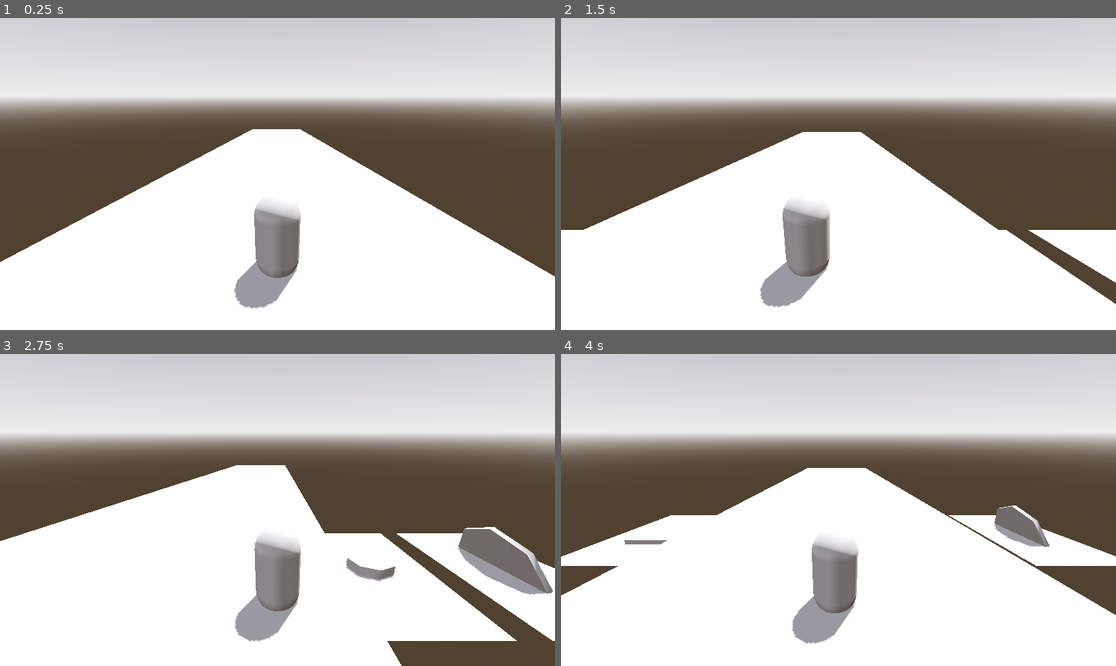
Above: before the commit, frames 1-4 (two rows, left to right).
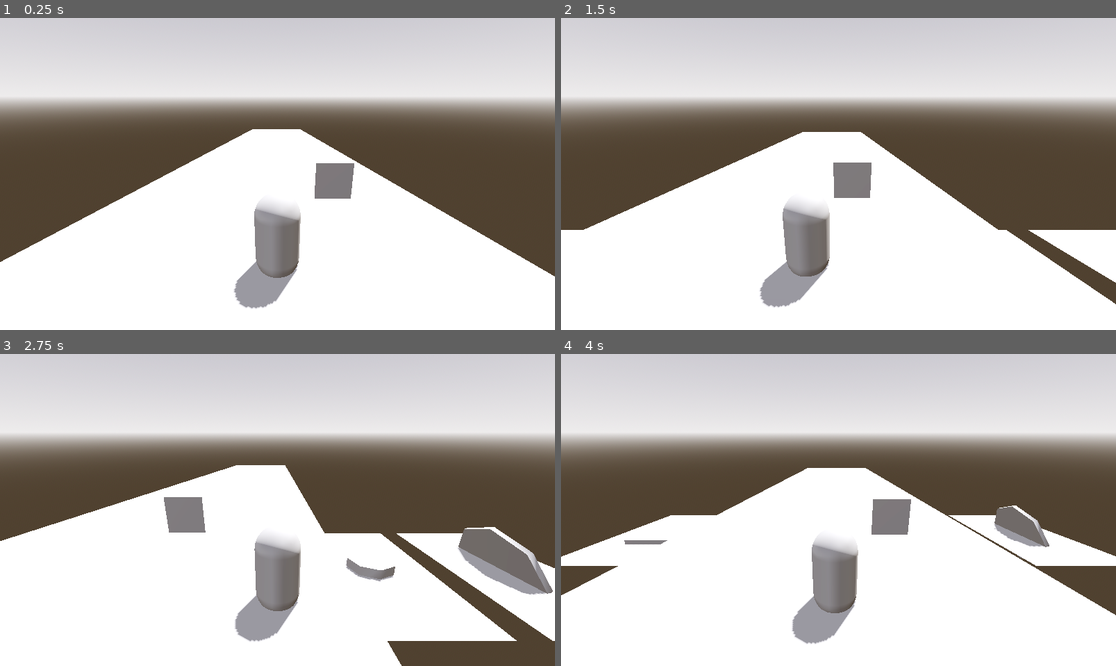
Above: after the commit, the same moments.

Repository: Digiphoenix22/lunar-pestle
Game: Godot game, scene res://main.tscn
The game is run twice, just before and just after one commit, with the same random seed, the same clock (stepped at 60 frames per second) and the same inputs.
Inputs:
- Up to frame 1 (0.25 s): no input
- Up to frame 2 (1.5 s): tap Enter (ui_accept) at 0.5, 0.77 s; hold Right (ui_right) 0.53-1.28 s; hold Left (ui_left) from 1.28 s (still down)
- Up to frame 3 (2.75 s): tap Enter (ui_accept) at 1.52 s; release Left (ui_left) at 2.03 s; hold Right (ui_right) from 2.03 s (still down)
- Up to frame 4 (4 s): tap Enter (ui_accept) at 3.02, 3.77 s; release Right (ui_right) at 3.53 s; hold Left (ui_left) from 3.53 s (still down)

The runs differ from the first frame. In frame 1, 0.8% of the frame differs, in the area x 56-64%, y 46-58%; in frame 2, 0.8%; in frame 3, 0.8%, in the area x 29-38%, y 45-58%; in frame 4, 0.8%.

Commit message:
what ever this is
dd

Diff:
--- /dev/null
+++ b/base.tscn
@@ -0,0 +1,4 @@
+[gd_scene format=3 uid="uid://by4fjkfjkd6vn"]
+
+[node name="Base" type="CSGBox3D" unique_id=1889422053]
+size = Vector3(25, 0.001, 40)
--- a/chunks.tscn
+++ b/chunks.tscn
@@ -1,10 +1,11 @@
 [gd_scene format=3 uid="uid://cmtktmohct1sa"]
+
+[ext_resource type="PackedScene" uid="uid://by4fjkfjkd6vn" path="res://base.tscn" id="1_p7nim"]
 
 [node name="Chunks" type="Node3D" unique_id=1297379566]
 
-[node name="Base" type="CSGBox3D" parent="." unique_id=530942410]
+[node name="Base" parent="." unique_id=1889422053 instance=ExtResource("1_p7nim")]
 transform = Transform3D(1, 0, 0, 0, 1, 0, 0, 0, 1, 0.11462879, 0.4995, 27.10488)
-size = Vector3(25, 0.001, 40)
 
 [node name="1" type="CSGBox3D" parent="." unique_id=382717965]
 transform = Transform3D(1, 0, 0, 0, 1, 0, 0, 0, 1, 0.11462879, 0.4995, -14.718084)
--- a/main.tscn
+++ b/main.tscn
@@ -27,6 +27,8 @@
 [sub_resource type="CapsuleShape3D" id="CapsuleShape3D_3sann"]
 
 [sub_resource type="CapsuleMesh" id="CapsuleMesh_xuhna"]
+
+[sub_resource type="QuadMesh" id="QuadMesh_272bh"]
 
 [node name="WorldRoot" type="Node3D" unique_id=1626412060]
 
@@ -72,3 +74,8 @@
 obstacle_scene = ExtResource("6_272bh")
 
 [node name="Timer" type="Timer" parent="ObstacleSpawner" unique_id=721361821]
+
+[node name="MeshInstance3D" type="MeshInstance3D" parent="." unique_id=1562893853]
+transform = Transform3D(2, 0, 0, 0, 2, 0, 0, 0, 2, 3.0266232, 3.237687, -2.400521)
+extra_cull_margin = 16384.0
+mesh = SubResource("QuadMesh_272bh")
Not shown, added: base.gltf
Not shown, added: base.gltf.import
Binary file added: base0.bin
